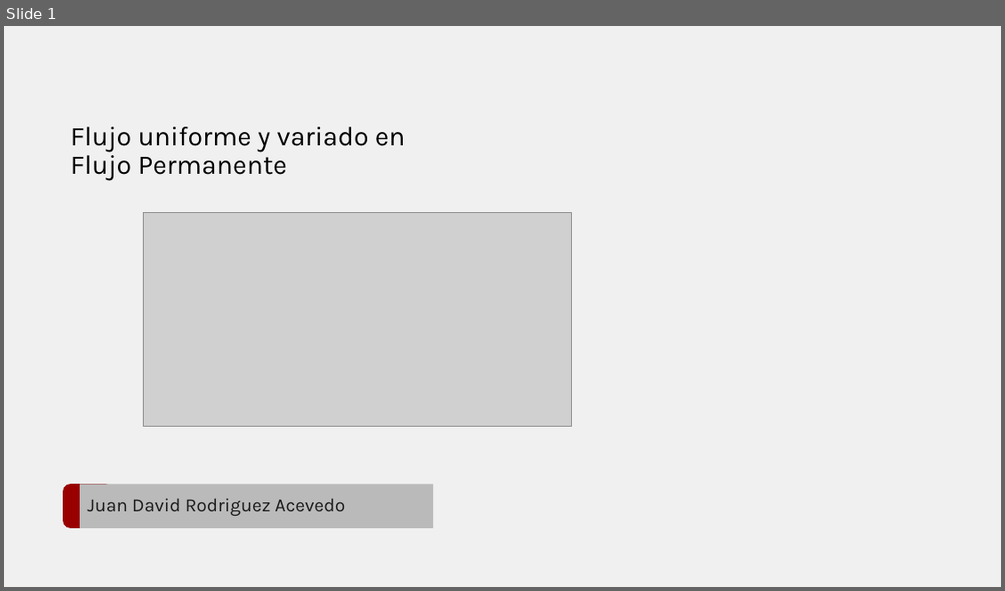
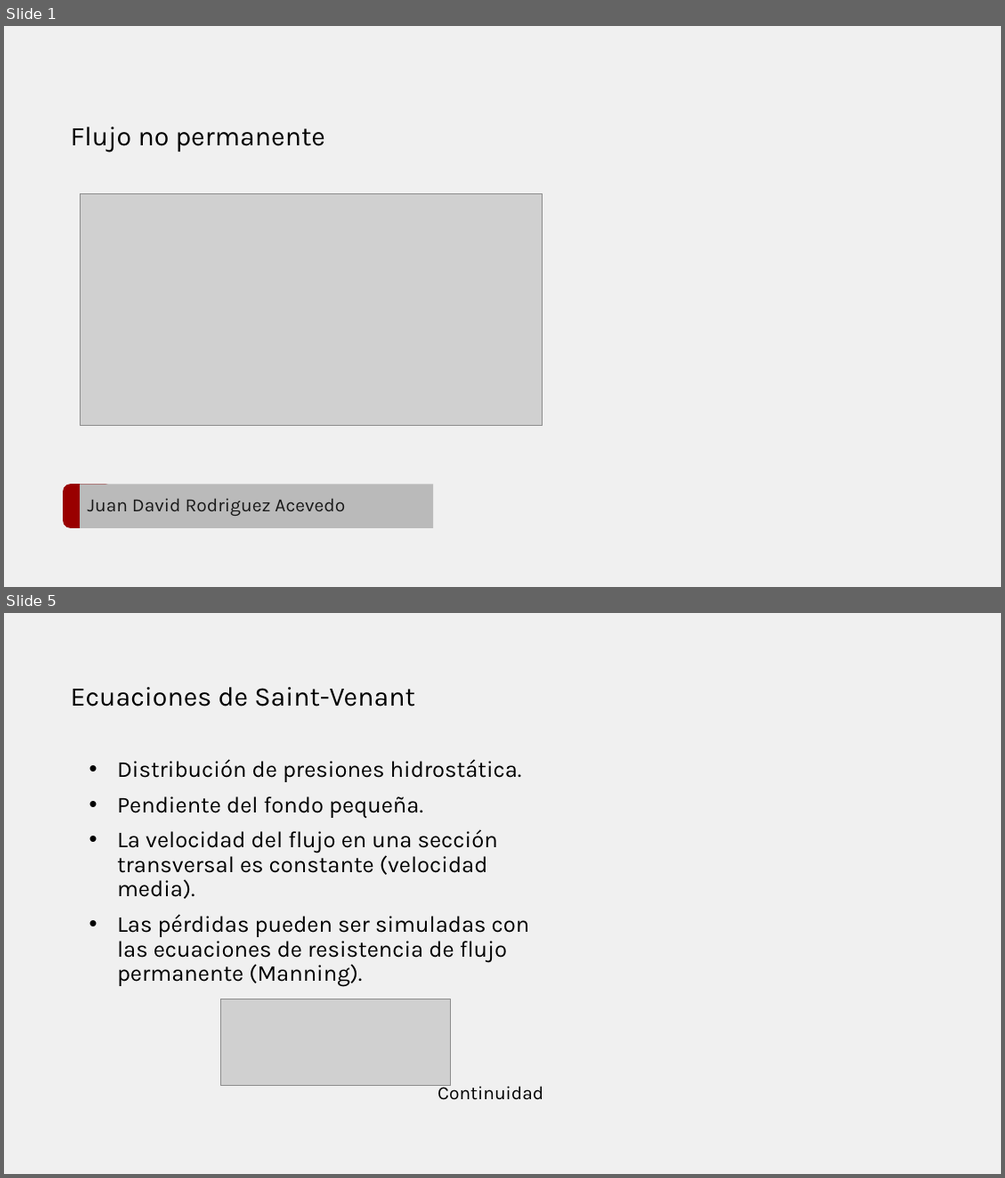
Before and after one commit to juanrodace/J.HRAS, a slide deck: Section01/UnsteadyFlow/HRAS.S1.UF.pptx. Shown one above the other, each under a label of ours: slide 1 before the commit, slides 1 and 5 after it; the slides between them are not shown. The pictures are 1005x591 and 1005x1178 pixels, drawn with LibreOffice and Linux fonts; fonts in the diff are those of the drawing; grey boxes stand for pictures; background and template pictures are left out. Boxes give left, top, right and bottom in pixels: in the first picture for what was removed or moved away, otherwise in the second. Text is boxed around its words. In the diff, an @@ line names an element or a change of style, - is before the commit and + after.

```diff
--- a/Section01/UnsteadyFlow/HRAS.S1.UF.pptx
+++ b/Section01/UnsteadyFlow/HRAS.S1.UF.pptx
@@ slide 5 added at box(4, 613, 1001, 1174), background #F0F0F0 @@
@@ title added at box(71, 687, 415, 706), 26 pt, text #000000 @@
+Ecuaciones de Saint-Venant
@@ text added at box(117, 759, 530, 986), 22 pt, text #000000 @@
+• Distribución de presiones hidrostática.
+• Pendiente del fondo pequeña.
+• La velocidad del flujo en una sección transversal es constante (velocidad media).
+• Las pérdidas pueden ser simuladas con las ecuaciones de resistencia de flujo permanente (Manning).
@@ picture added at box(221, 999, 450, 1086) @@
@@ text added at box(437, 1082, 543, 1100), 18 pt, text #000000 @@
+Continuidad
@@ slide 1 changed as well @@
@@ text at box(71, 127, 325, 152): text changed @@
-Flujo uniforme y variado en
-Flujo Permanente
+Flujo no permanente
@@ picture: place and size @@
-picture at box(144, 212, 572, 426)
+picture at box(80, 193, 542, 425)
```
Also in this commit, not shown: 4 other slides added, 10 slides removed, 3 other files.
